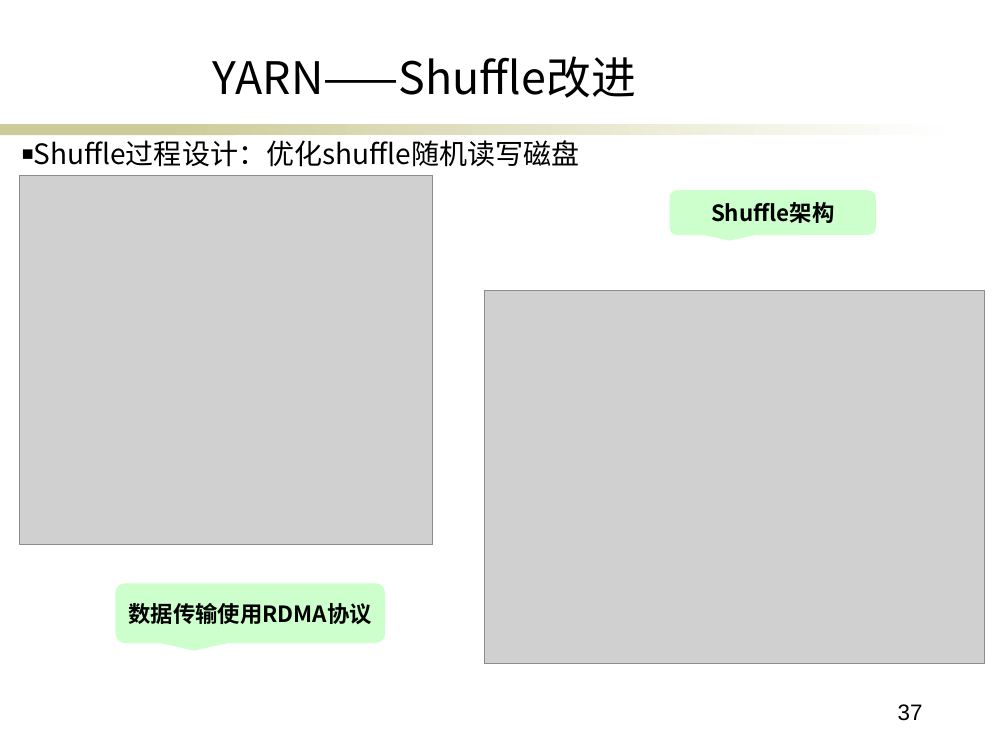
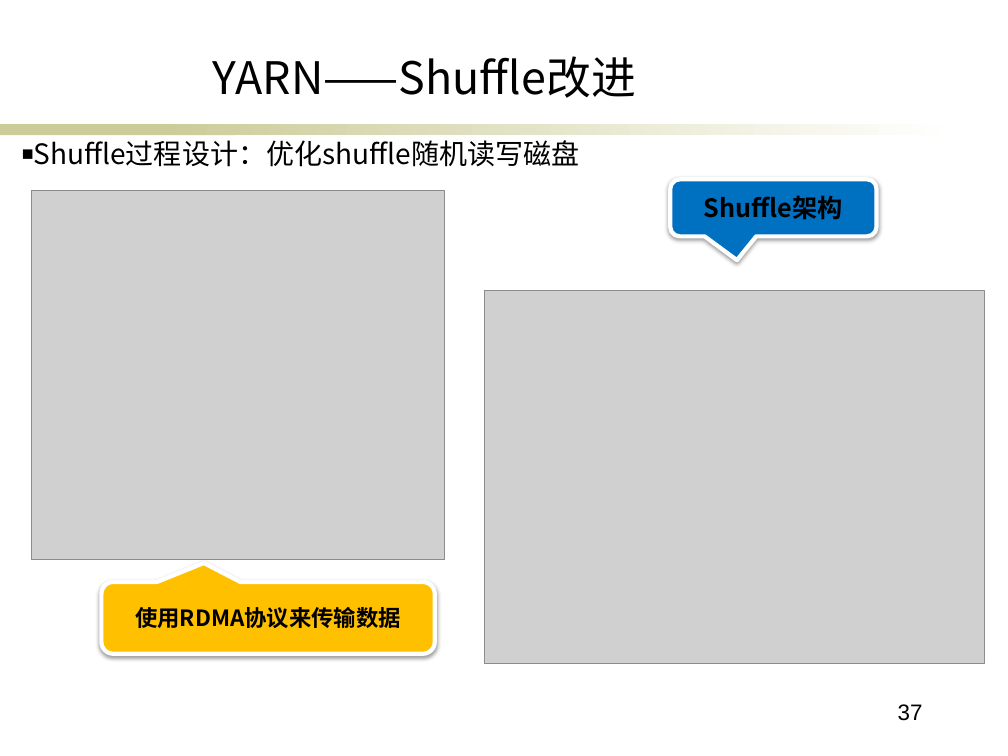
Before and after one commit to ericsonyc/paper, a slide deck: slide 37 of 毕业答辩.pptx. Drawn at 1008x756 pixels with LibreOffice and Linux fonts; fonts in the diff are those of the drawing; grey boxes stand for pictures; background and template pictures are left out. Boxes give left, top, right and bottom in pixels: in the first picture for what was removed or moved away, otherwise in the second. Text is boxed around its words. In the diff, an @@ line names an element or a change of style, - is before the commit and + after.

```diff
--- a/毕业答辩.pptx
+++ b/毕业答辩.pptx
@@ rounded speech box "Shuffle架构": place and size @@
-rounded speech box "Shuffle架构" at (669,191,876,235)
+rounded speech box "Shuffle架构" at (670,179,877,237)
@@ rounded speech box "Shuffle架构" at (670,179,877,237): size 16 to 18 pt; fill #CCFFCC to #0070C0; outline none to #FFFFFF 3 pt; shadow on; proportions changed @@
@@ picture: place and size @@
-picture at (20,175,433,544)
+picture at (31,191,445,559)
@@ rounded speech box "使用RDMA协议来传输数据": place and size @@
-rounded speech box "使用RDMA协议来传输数据" at (115,584,385,643)
+rounded speech box "使用RDMA协议来传输数据" at (102,582,435,653)
@@ rounded speech box "使用RDMA协议来传输数据" at (102,582,435,653): fill #CCFFCC to #FFC000; outline none to #FFFFFF 3 pt; shadow on; proportions changed @@
@@ text in rounded speech box at (135,607,401,628): text changed @@
-数据传输使用RDMA协议
+使用RDMA协议来传输数据
```
Also in this commit, not shown: 1 other slide changed.
